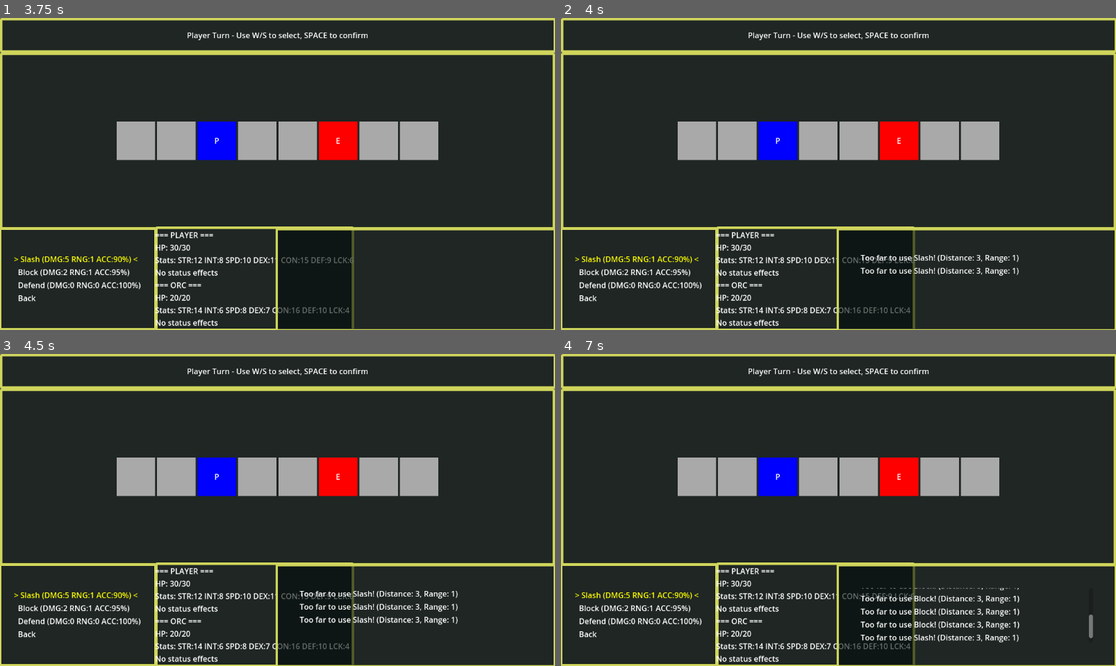
Above: before the commit, frames 1-4 (two rows, left to right).
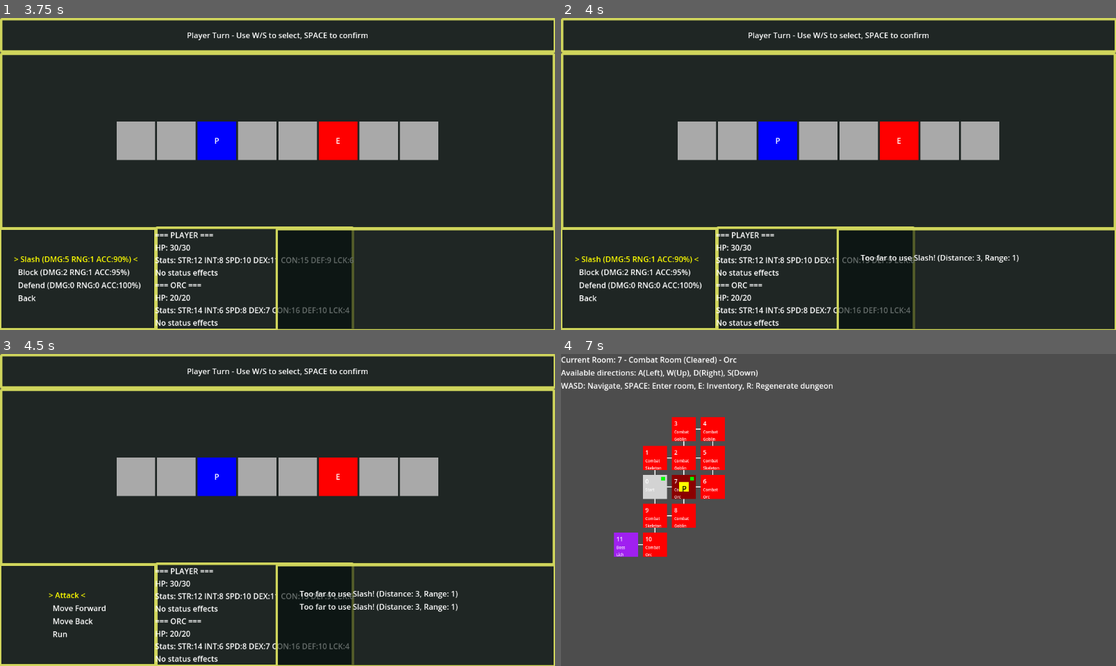
Above: after the commit, the same moments.

Repository: theoskille/project-rogue
Game: Godot game, scene res://scenes/main.tscn
Same seed, same stepped clock (60 frames per second), same inputs: the game is played once before the commit and once after it.
Inputs:
- Up to frame 1 (3.75 s): tap Enter at 0.5, 2.75 s; hold D 0.53-1.28 s; tap E at 0.6, 1.55, 2.85 s; tap Space at 0.77, 0.8, 1.07, 1.25, 1.35, 1.52, 1.82, 2.3, 3.02, 3.32 s; hold S 1.28-2.03 s; hold D 2.03-2.78 s; tap R at 2.1 s; hold W 2.78-3.53 s; hold A from 3.53 s (still down); tap Tab at 3.6 s
- Up to frame 2 (4 s): keep holding A; tap Space at 3.77, 3.8 s
- Up to frame 3 (4.5 s): keep holding A; tap Space at 4.07 s; tap Escape at 4.15 s; tap Delete at 4.35 s
- Up to frame 4 (7 s): tap Space at 4.52, 4.82, 5.3, 5.75, 6.02, 6.32, 6.6, 6.77 s; tap E at 4.55, 5.85 s; release A at 5.03 s; hold S 5.03-5.78 s; tap Backspace at 5.1 s; hold D 5.78-6.53 s; hold W from 6.53 s (still down)

Frame 1 is identical in both runs. In frame 2, 0.3% of the frame differs, in the area x 53-83%, y 79-83%; in frame 3, 1.1%; in frame 4, 99%, in the area x 0-100%, y 0-100%.

Commit message:
add animation overlay

Diff:
--- a/scenes/main.tscn
+++ b/scenes/main.tscn
@@ -1,10 +1,11 @@
-[gd_scene load_steps=6 format=3 uid="uid://cjr7ffsxboub3"]
+[gd_scene load_steps=7 format=3 uid="uid://cjr7ffsxboub3"]
 
 [ext_resource type="Theme" uid="uid://cxepw6pfk6m64" path="res://custom_theme.tres" id="1_jyhfs"]
 [ext_resource type="Script" uid="uid://u311hdqr38uv" path="res://scripts/GameManager.gd" id="1_sugp2"]
 [ext_resource type="Script" uid="uid://f1534wmh3r0a" path="res://scripts/ExplorationManager.gd" id="2_jyhfs"]
 [ext_resource type="Script" uid="uid://bpn14da8v1gxo" path="res://scripts/CombatManager.gd" id="3_tbgi4"]
 [ext_resource type="Script" uid="uid://5rlne18u3bms" path="res://scripts/InventoryManager.gd" id="5_tbgi4"]
+[ext_resource type="Script" uid="uid://jo044yneufa2" path="res://scripts/combat/CombatAnimationOverlay.gd" id="5_tefeu"]
 
 [node name="Main" type="Control"]
 layout_mode = 3
@@ -137,6 +138,44 @@
 size_flags_horizontal = 3
 size_flags_vertical = 3
 
+[node name="AnimationOverlay" type="Control" parent="CombatManager"]
+z_index = 100
+layout_mode = 1
+anchors_preset = 15
+anchor_right = 1.0
+anchor_bottom = 1.0
+grow_horizontal = 2
+grow_vertical = 2
+script = ExtResource("5_tefeu")
+metadata/_edit_use_anchors_ = true
+
+[node name="OverlayBackground" type="ColorRect" parent="CombatManager/AnimationOverlay"]
+layout_mode = 1
+anchors_preset = 15
+anchor_right = 1.0
+anchor_bottom = 1.0
+grow_horizontal = 2
+grow_vertical = 2
+mouse_filter = 2
+color = Color(0, 0, 0, 0.482353)
+metadata/_edit_use_anchors_ = true
+
+[node name="VideoStreamPlayer" type="VideoStreamPlayer" parent="CombatManager/AnimationOverlay"]
+layout_mode = 1
+anchors_preset = 8
+anchor_left = 0.5
+anchor_top = 0.5
+anchor_right = 0.5
+anchor_bottom = 0.5
+offset_left = -400.0
+offset_top = -300.0
+offset_right = 400.0
+offset_bottom = 300.0
+grow_horizontal = 2
+grow_vertical = 2
+mouse_filter = 2
+expand = true
+
 [node name="InventoryManager" type="Control" parent="."]
 layout_mode = 1
 anchors_preset = 15
--- a/scripts/CombatController.gd
+++ b/scripts/CombatController.gd
@@ -5,6 +5,7 @@
 var player: Player
 var enemy: Enemy
 var status_manager: StatusEffectManager
+var animation_overlay: CombatAnimationOverlay
 
 # Combat state
 var player_position: int = 2  # 0-7 on battlefield
@@ -12,11 +13,23 @@
 var current_turn: String = ""  # "player" or "enemy"
 var combat_active: bool = false
 
+# Animation state
+enum CombatState {
+	PLAYER_TURN,
+	ENEMY_TURN,
+	PLAYING_ANIMATION,
+	RESOLVING_ACTION
+}
+var current_state: CombatState = CombatState.PLAYER_TURN
+
 # Menu state
 var selected_action: int = 0
 var current_menu: String = "main"  # "main" or "attack"
 var main_actions: Array[CombatAction] = []  # Will be populated by ActionFactory
 var attack_actions: Array[CombatAction] = []  # Will be populated from player's equipped attacks
+
+# Pending action to resolve after animation
+var pending_action: CombatAction
 
 # Signals for UI updates
 signal combat_state_changed
@@ -32,6 +45,11 @@
 	status_manager = StatusEffectManager.new()
 	update_actions()
 
+func set_animation_overlay(overlay: CombatAnimationOverlay):
+	animation_overlay = overlay
+	if animation_overlay:
+		animation_overlay.animation_completed.connect(_on_animation_completed)
+
 func initialize_combat(enemy_data: Enemy):
 	enemy = enemy_data
 	player_position = 2
@@ -112,17 +130,47 @@
 			0: # Attack
 				open_attack_menu()
 			_:
-				# Execute the action directly
+				# Execute non-attack actions immediately
 				if action.execute(self):
 					end_player_turn()
 	elif current_menu == "attack":
 		if action.action_name == "Back":
 			close_attack_menu()
 		else:
-			# Execute the attack action
-			if action.execute(self):
-				close_attack_menu()
-				end_player_turn()
+			# Execute attack actions with animation
+			execute_attack_with_animation(action)
+
+func execute_attack_with_animation(action: CombatAction):
+	if not animation_overlay:
+		# Fallback: execute immediately if no animation overlay
+		if action.execute(self):
+			close_attack_menu()
+			end_player_turn()
+		return
+
+	# Store the action to resolve after animation
+	pending_action = action
+
+	# Change to animation state
+	current_state = CombatState.PLAYING_ANIMATION
+
+	# Start animation
+	animation_overlay.play_attack_animation(action)
+
+	# Close attack menu
+	close_attack_menu()
+
+func _on_animation_completed(action: CombatAction):
+	# Animation finished, now resolve the action
+	current_state = CombatState.RESOLVING_ACTION
+
+	if pending_action and pending_action == action:
+		# Execute the actual game logic
+		if action.execute(self):
+			end_player_turn()
+
+		pending_action = null
+		current_state = CombatState.ENEMY_TURN
 
 func open_attack_menu():
 	current_menu = "attack"
--- a/scripts/CombatInputHandler.gd
+++ b/scripts/CombatInputHandler.gd
@@ -14,6 +14,15 @@
 		return
 
 	if event is InputEventKey:
+		# Check if animation is playing
+		if combat_controller.current_state == CombatController.CombatState.PLAYING_ANIMATION:
+			# Allow skipping animation with ESC key
+			if event.keycode == KEY_ESCAPE:
+				if combat_controller.animation_overlay:
+					combat_controller.animation_overlay.skip_animation()
+			return
+
+		# Normal input handling
 		if combat_controller.current_turn == "player":
 			match event.keycode:
 				KEY_W, KEY_UP:
--- a/scripts/CombatManager.gd
+++ b/scripts/CombatManager.gd
@@ -8,6 +8,9 @@
 var combat_controller: CombatController
 var combat_ui: CombatUI
 var combat_input_handler: CombatInputHandler
+
+# Animation overlay
+@onready var animation_overlay: CombatAnimationOverlay = $AnimationOverlay
 
 # UI elements - direct children of CombatManager
 @onready var combat_info: Label = $HeaderContainer/CombatInfo
@@ -30,6 +33,10 @@
 	combat_controller = CombatController.new(player)
 	combat_ui = CombatUI.new(combat_controller)
 	combat_input_handler = CombatInputHandler.new(combat_controller)
+
+	# Connect animation overlay
+	if animation_overlay:
+		combat_controller.set_animation_overlay(animation_overlay)
 
 	# Set up the UI references
 	setup_ui()
--- a/scripts/CombatUI.gd
+++ b/scripts/CombatUI.gd
@@ -167,11 +167,6 @@
 
 	# Add the label to the VBox
 	combat_log_vbox.add_child(log_label)
-	print("DEBUG: VBox child count after: ", combat_log_vbox.get_child_count())
-	print("DEBUG: VBox size: ", combat_log_vbox.size)
-	print("DEBUG: VBox visible: ", combat_log_vbox.visible)
-	print("DEBUG: ScrollContainer size: ", combat_log_scroll.size if combat_log_scroll else "null")
-	print("DEBUG: Panel size: ", combat_log_panel.size if combat_log_panel else "null")
 
 	# Limit the number of messages (remove oldest if too many)
 	if combat_log_vbox.get_child_count() > max_log_messages:
--- /dev/null
+++ b/scripts/combat/CombatAnimationOverlay.gd
@@ -0,0 +1,84 @@
+class_name CombatAnimationOverlay
+extends Control
+
+# Video player for animations (optional for testing)
+@onready var video_player: VideoStreamPlayer = $VideoStreamPlayer
+@onready var overlay_background: ColorRect = $OverlayBackground
+
+# Animation state
+var current_action: CombatAction
+var is_playing: bool = false
+
+# Signals
+signal animation_completed(action: CombatAction)
+
+func _ready():
+	# Initially hidden
+	hide()
+
+	# Connect video player signals if it exists
+	if video_player:
+		video_player.finished.connect(_on_video_finished)
+	else:
+		print("INFO: VideoStreamPlayer not found - animations will be skipped")
+
+func play_attack_animation(action: CombatAction):
+	current_action = action
+	is_playing = true
+
+	# Show overlay
+	show()
+
+	# If no video player, skip animation and complete immediately
+	if not video_player:
+		print("INFO: Skipping animation for ", action.attack_name)
+		# Use a small delay to simulate animation time
+		await get_tree().create_timer(0.5).timeout
+		_on_video_finished()
+		return
+
+	# Load and play video
+	var attack_name = action.attack_name
+	var video_path = "res://assets/animations/attacks/" + attack_name.to_lower().replace(" ", "_") + ".ogv"
+
+	# Debug output
+	print("DEBUG: Attack name: '", attack_name, "'")
+	print("DEBUG: Video path: '", video_path, "'")
+
+	# Check if video file exists
+	if not FileAccess.file_exists(video_path):
+		print("WARNING: Video file not found: ", video_path)
+		# Fallback: skip animation and complete immediately
+		await get_tree().create_timer(0.5).timeout
+		_on_video_finished()
+		return
+
+	print("DEBUG: Video file found, loading...")
+	var video_stream = load(video_path)
+	if video_stream:
+		print("DEBUG: Video loaded successfully, playing...")
+		video_player.stream = video_stream
+		video_player.play()
+	else:
+		print("ERROR: Failed to load video: ", video_path)
+		await get_tree().create_timer(0.5).timeout
+		_on_video_finished()
+
+func _on_video_finished():
+	is_playing = false
+	hide()
+
+	# Emit completion signal
+	if current_action:
+		animation_completed.emit(current_action)
+		current_action = null
+
+func is_animation_playing() -> bool:
+	return is_playing
+
+# Public method to skip animation (for testing)
+func skip_animation():
+	if is_playing:
+		if video_player:
+			video_player.stop()
+		_on_video_finished()
Not shown, added: assets/animations/attacks/Slash.ogv.uid
Not shown, changed: .gitignore
Not shown, added: assets/animations/attacks/Slash.ogv
